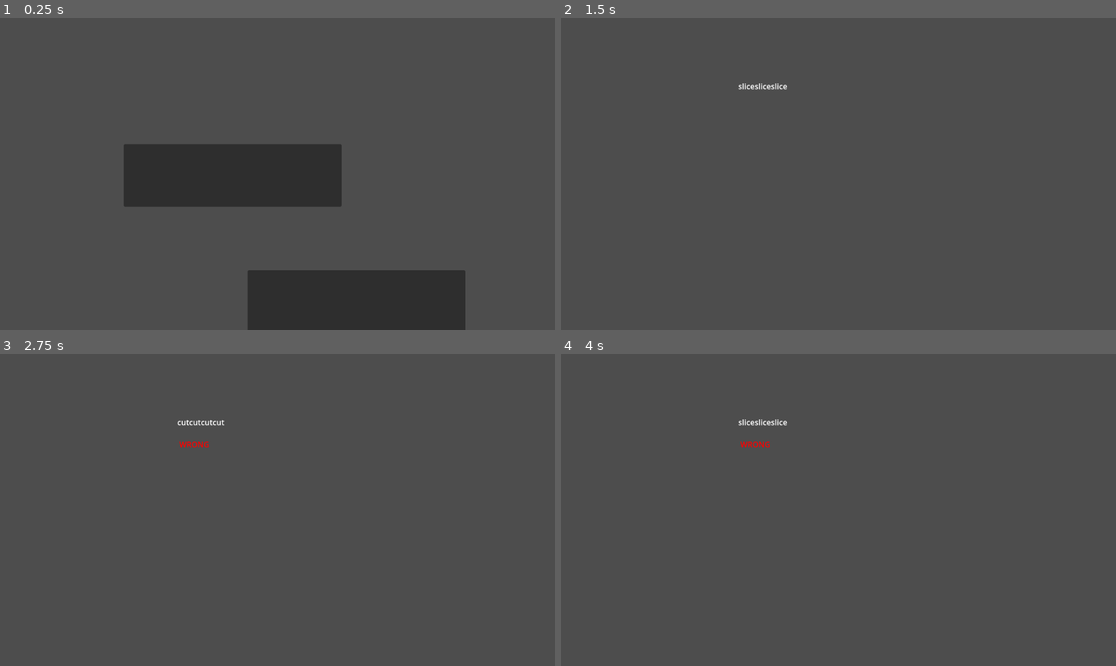
Above: before the commit, frames 1-4 (two rows, left to right).
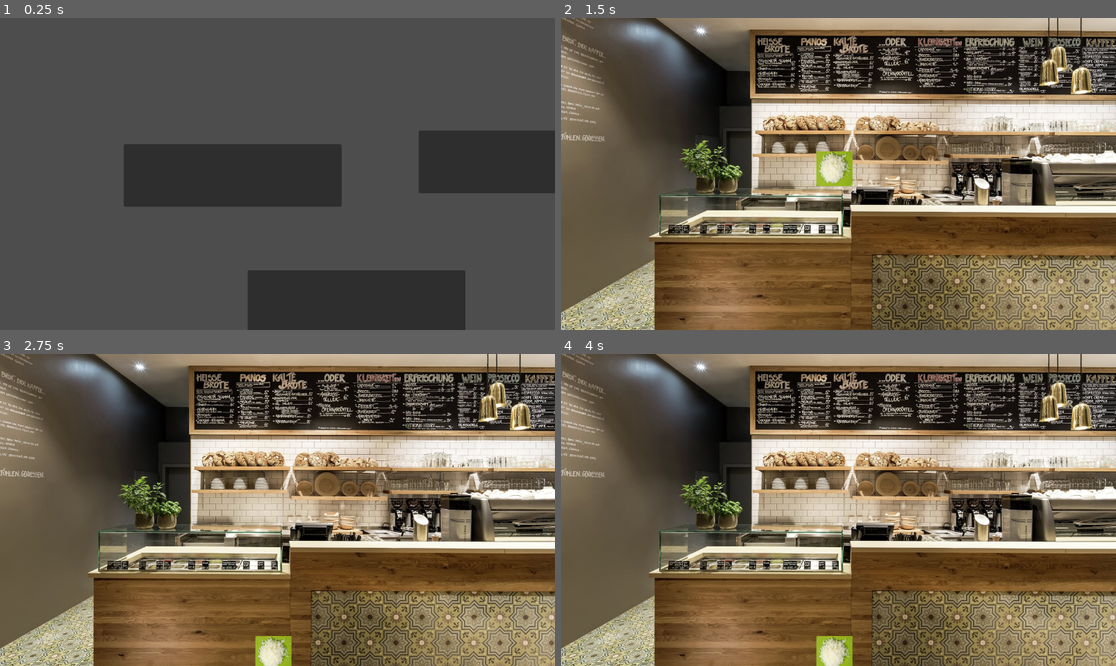
Above: after the commit, the same moments.

Repository: dacooler/TheGameTimeWarpingKitchenTheTimeCookingSimulatorTheGame2026Jam
Game: Godot game, scene res://scenes/main.tscn
The game is run twice, just before and just after one commit, with the same random seed, the same clock (stepped at 60 frames per second) and the same inputs.
Inputs (mouse positions are in pixels of both pictures, inside the frame that each line leads up to):
- Up to frame 1 (0.25 s): no input
- Up to frame 2 (1.5 s): click (1088, 161) at 0.52 s; click (916, 301) at 1.27 s
- Up to frame 3 (2.75 s): tap Enter at 2, 2.1 s; move the mouse to (399, 494) at 2.02 s; click (399, 494) at 2.17 s
- Up to frame 4 (4 s): tap Space at 2.75 s; drag from (727, 525) to (810, 572) at 2.77 s; tap Enter at 3.5, 3.6 s; move the mouse to (894, 441) at 3.52 s; click (894, 441) at 3.67 s

The runs differ from the first frame. In frame 1, 4.9% of the frame differs, in the area x 75-100%, y 36-57%; in frame 2, 86%, in the area x 0-100%, y 0-100%; in frame 3, 86%; in frame 4, 86%.

Commit message:
feat: added orders please scene to order one pice of onion 🧅🧅🧅

Diff:
--- a/the-game-time-warping-kitchen-the-time-cooking-simulator-the-game-2026-jam/scenes/main.tscn
+++ b/the-game-time-warping-kitchen-the-time-cooking-simulator-the-game-2026-jam/scenes/main.tscn
@@ -19,3 +19,11 @@
 offset_bottom = 654.0
 script = ExtResource("1_o5qli")
 scene = "res://scenes/hacker.tscn"
+
+[node name="OrdersPleaseButton" type="Button" parent="." unique_id=668079960]
+offset_left = 869.0
+offset_top = 234.0
+offset_right = 1321.0
+offset_bottom = 364.0
+script = ExtResource("1_o5qli")
+scene = "res://scenes/orders_please.tscn"
--- a/the-game-time-warping-kitchen-the-time-cooking-simulator-the-game-2026-jam/scenes/orders_please.tscn
+++ b/the-game-time-warping-kitchen-the-time-cooking-simulator-the-game-2026-jam/scenes/orders_please.tscn
@@ -1,6 +1,104 @@
 [gd_scene format=3 uid="uid://dxjt1mlcjetbj"]
 
 [ext_resource type="Script" uid="uid://d6aq35oepa7d" path="res://scripts/orders_please.gd" id="1_gppf8"]
+[ext_resource type="Texture2D" uid="uid://d2xt1jemxgi7d" path="res://images/orders_please.jpg" id="2_lk0oa"]
+[ext_resource type="Script" uid="uid://bie65yij8sin2" path="res://scripts/onion.gd" id="3_4edkc"]
+[ext_resource type="Texture2D" uid="uid://ddsxfbum3h6lg" path="res://images/onion.jpg" id="3_ap3uk"]
+
+[sub_resource type="QuadMesh" id="QuadMesh_6vm1l"]
+
+[sub_resource type="PhysicsMaterial" id="PhysicsMaterial_4edkc"]
+
+[sub_resource type="CircleShape2D" id="CircleShape2D_6vm1l"]
+radius = 34.0
+
+[sub_resource type="QuadMesh" id="QuadMesh_ec42o"]
+
+[sub_resource type="RectangleShape2D" id="RectangleShape2D_6vm1l"]
+size = Vector2(1174, 140)
+
+[sub_resource type="QuadMesh" id="QuadMesh_qx6nb"]
+
+[sub_resource type="RectangleShape2D" id="RectangleShape2D_kjnmp"]
+size = Vector2(168, 898)
+
+[sub_resource type="RectangleShape2D" id="RectangleShape2D_4edkc"]
+size = Vector2(262, 818)
 
 [node name="Node2D" type="Node2D" unique_id=1434163687]
 script = ExtResource("1_gppf8")
+
+[node name="Background" type="MeshInstance2D" parent="." unique_id=1728481455]
+position = Vector2(575.68744, 374.06247)
+scale = Vector2(1204.6249, -799.875)
+mesh = SubResource("QuadMesh_6vm1l")
+texture = ExtResource("2_lk0oa")
+
+[node name="Onion" type="RigidBody2D" parent="." unique_id=523559627]
+position = Vector2(568, 0)
+input_pickable = true
+physics_material_override = SubResource("PhysicsMaterial_4edkc")
+linear_damp = 1.0
+script = ExtResource("3_4edkc")
+
+[node name="CollisionShape2D" type="CollisionShape2D" parent="Onion" unique_id=1127952385]
+position = Vector2(0.4999962, -3.8146973e-06)
+shape = SubResource("CircleShape2D_6vm1l")
+
+[node name="MeshInstance2D" type="MeshInstance2D" parent="Onion" unique_id=1632306740]
+position = Vector2(-0.5000038, 0.99999666)
+scale = Vector2(74.99999, 71.99999)
+mesh = SubResource("QuadMesh_ec42o")
+texture = ExtResource("3_ap3uk")
+
+[node name="Floor2" type="StaticBody2D" parent="." unique_id=2069182563]
+position = Vector2(-8, 172)
+
+[node name="CollisionShape2D" type="CollisionShape2D" parent="Floor2" unique_id=1306988999]
+position = Vector2(599, 553)
+shape = SubResource("RectangleShape2D_6vm1l")
+
+[node name="MeshInstance2D" type="MeshInstance2D" parent="Floor2" unique_id=25555287]
+visible = false
+position = Vector2(580.00006, 567.00006)
+scale = Vector2(1233.9999, 178.5)
+mesh = SubResource("QuadMesh_qx6nb")
+
+[node name="Floor3" type="StaticBody2D" parent="." unique_id=979564879]
+position = Vector2(-6, 129)
+
+[node name="CollisionShape2D" type="CollisionShape2D" parent="Floor3" unique_id=960127802]
+position = Vector2(576, -201)
+shape = SubResource("RectangleShape2D_6vm1l")
+
+[node name="MeshInstance2D" type="MeshInstance2D" parent="Floor3" unique_id=1277958607]
+visible = false
+position = Vector2(572.99994, 693.99994)
+scale = Vector2(1233.9999, 178.5)
+mesh = SubResource("QuadMesh_qx6nb")
+
+[node name="Floor4" type="StaticBody2D" parent="." unique_id=1421461736]
+position = Vector2(-4, 86)
+
+[node name="CollisionShape2D" type="CollisionShape2D" parent="Floor4" unique_id=1964807475]
+position = Vector2(1243, 287)
+shape = SubResource("RectangleShape2D_kjnmp")
+
+[node name="MeshInstance2D" type="MeshInstance2D" parent="Floor4" unique_id=956281622]
+visible = false
+position = Vector2(572.99994, 693.99994)
+scale = Vector2(1233.9999, 178.5)
+mesh = SubResource("QuadMesh_qx6nb")
+
+[node name="Floor" type="StaticBody2D" parent="." unique_id=1164915012]
+position = Vector2(-2, 43)
+
+[node name="CollisionShape2D" type="CollisionShape2D" parent="Floor" unique_id=992427776]
+position = Vector2(-133, 324)
+shape = SubResource("RectangleShape2D_4edkc")
+
+[node name="MeshInstance2D" type="MeshInstance2D" parent="Floor" unique_id=1344204627]
+visible = false
+position = Vector2(572.99994, 693.99994)
+scale = Vector2(1233.9999, 178.5)
+mesh = SubResource("QuadMesh_qx6nb")
--- /dev/null
+++ b/the-game-time-warping-kitchen-the-time-cooking-simulator-the-game-2026-jam/scripts/onion.gd
@@ -0,0 +1,26 @@
+extends RigidBody2D
+
+var is_draged := false
+
+func _input_event(viewport, event, shape_idx):
+	if event is InputEventMouseButton:
+		if event.button_index == MOUSE_BUTTON_LEFT:
+			if event.pressed:
+				_pressed()
+
+func _input(event):
+	if event is InputEventMouseButton:
+		if event.button_index == MOUSE_BUTTON_LEFT:
+			if !event.pressed:
+				_unpressed()
+				print("Mouse released!")
+
+func _pressed():
+	is_draged = true
+
+func _unpressed():
+	is_draged = false
+
+func _process(delta: float):
+	if is_draged:
+		apply_central_force((get_global_mouse_position() - position) * 1000 * delta)
Binary file added: the-game-time-warping-kitchen-the-time-cooking-simulator-the-game-2026-jam/images/onion.jpg
Not shown, added: the-game-time-warping-kitchen-the-time-cooking-simulator-the-game-2026-jam/images/onion.jpg.import
Not shown, added: the-game-time-warping-kitchen-the-time-cooking-simulator-the-game-2026-jam/scripts/onion.gd.uid
